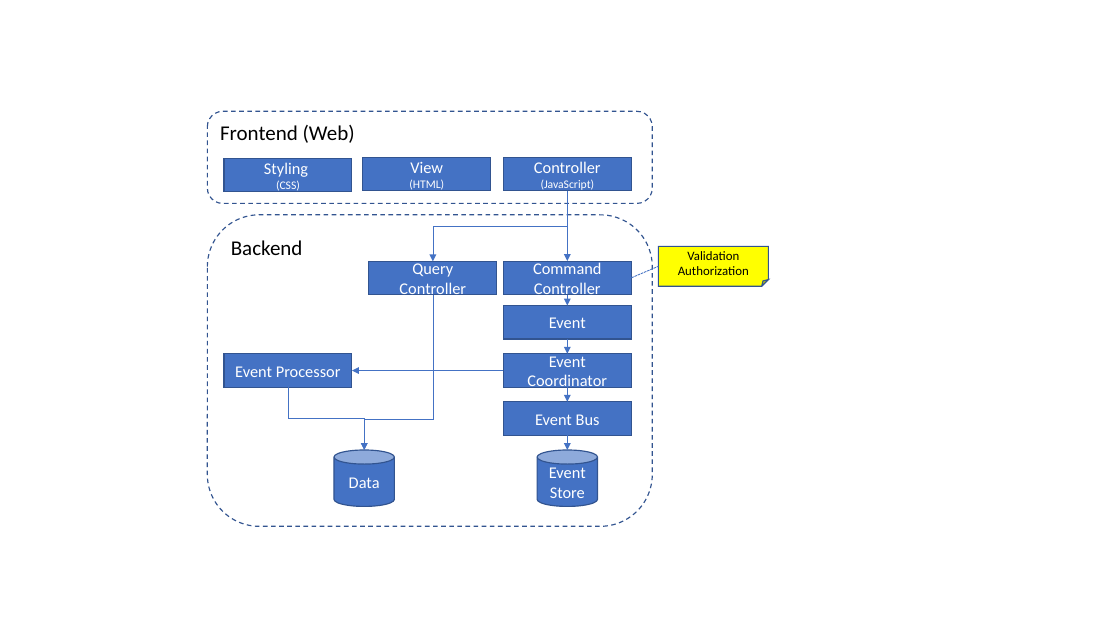
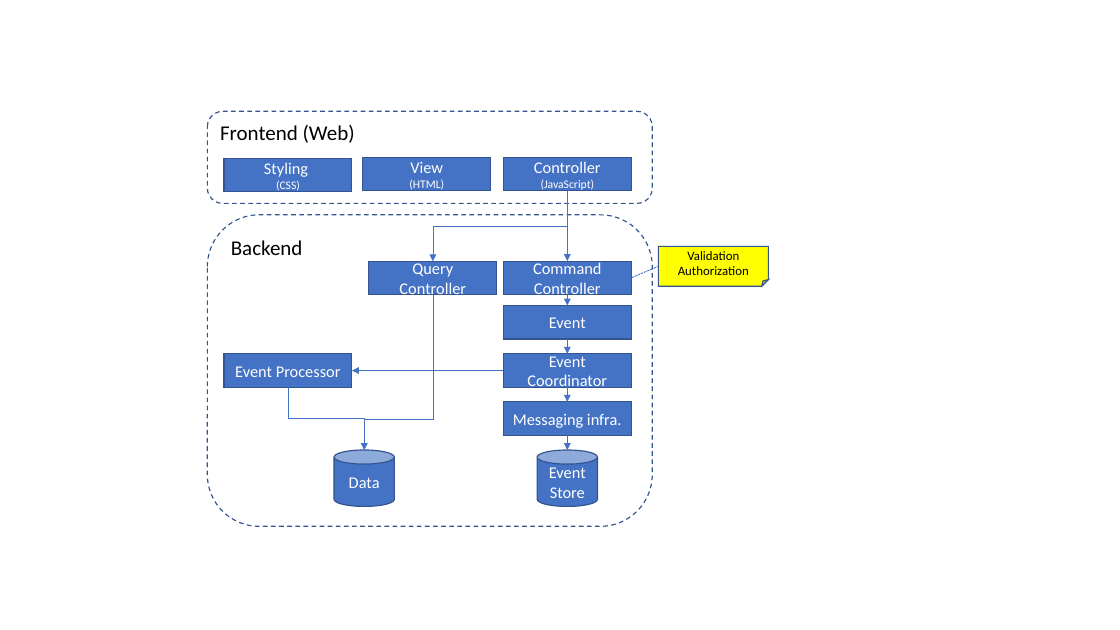
Before and after one commit to IFRCGo/cbs, a slide deck: slide 2 of Documentation/Architecture/Diagrams.pptx. Drawn at 1120x630 pixels with LibreOffice and Linux fonts; fonts in the diff are those of the drawing. Boxes give left, top, right and bottom in pixels: in the first picture for what was removed or moved away, otherwise in the second. Text is boxed around its words. In the diff, an @@ line names an element or a change of style, - is before the commit and + after.

```diff
--- a/Documentation/Architecture/Diagrams.pptx
+++ b/Documentation/Architecture/Diagrams.pptx
@@ text in rectangle at (513,414,622,428): text changed @@
-Event Bus
+Messaging infra.
```
Also in this commit, not shown: 1 slide added, 2 other files.
